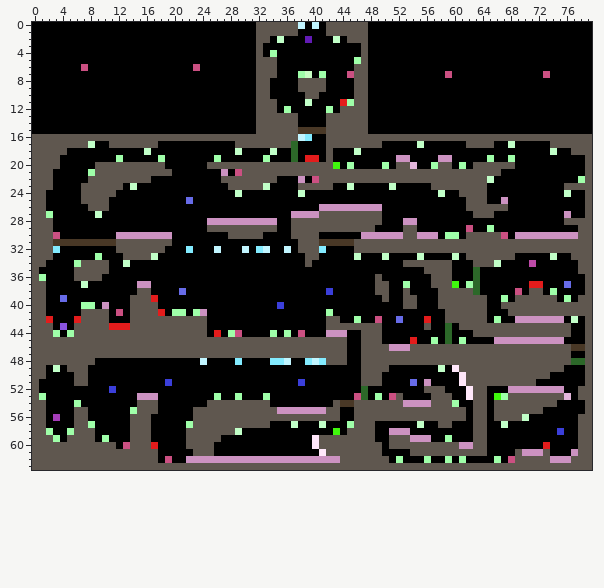
Two states of a sprite sheet, Levels.png. This is how it looked before the edit.
The file is 80x64 pixels.
And afterwards:
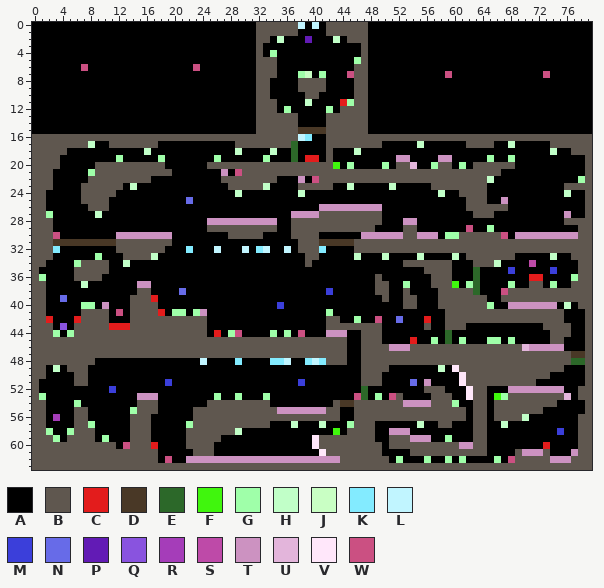
Palette (. is transparent): A #000000  B #5f574f  C #e31c1c  D #493826  E #2c6829  F #40f60d  G #9fffa9  H #c1ffc8  J #c9ffc4  K #83ebff  L #c1f5ff  M #3b3fda  N #676be8  P #621bb5  Q #8953df  R #a53db9  S #be4aa8  T #cc92c1  U #e3b5db  V #ffe7fa  W #cb5082
From old to new:
y 30: x 61 A -> B
y 35: x 68 A -> M; x 74 A -> M
y 36: x 71..72 AA -> CC; x 77..78 AA -> GB
y 37: x 68 A -> G; x 71..72 CC -> BB; x 74 A -> G; x 76..78 NAA -> ABB
y 38: x 67..70 AAWA -> WBBB; x 73..78 AGAAAA -> BBBBBB
y 39: x 67..68 GA -> BB; x 75..77 AGA -> BBB
y 40: x 65 A -> G; x 67..77 BBBBBBBBBBB -> ATTTTTTTAHA
y 41: x 65..67 AAA -> BBB; x 76..78 BBB -> AAA
y 42: x 65..75 AGAATTTTTTT -> BBBBBBBBBBB; x 77 H -> A
y 43: x 59..60 EA -> BB; x 62..72 BBBBBBBBBBB -> AAAAAAAAAAA
y 44: x 63..73 BBBBBBBBBBB -> AAAAAAAAAAA
y 45: x 65..75 ATTTTTTTTTT -> GGAGAAAAABB
y 46: x 70..78 BBBBBBBDD -> UTTTTTAAA
y 47: x 77..78 AA -> DD
Pixel boxes of the changes (left, top, right, bottom) in both pictures:
changed: (459, 232, 466, 239)
changed: (445, 267, 585, 358)
